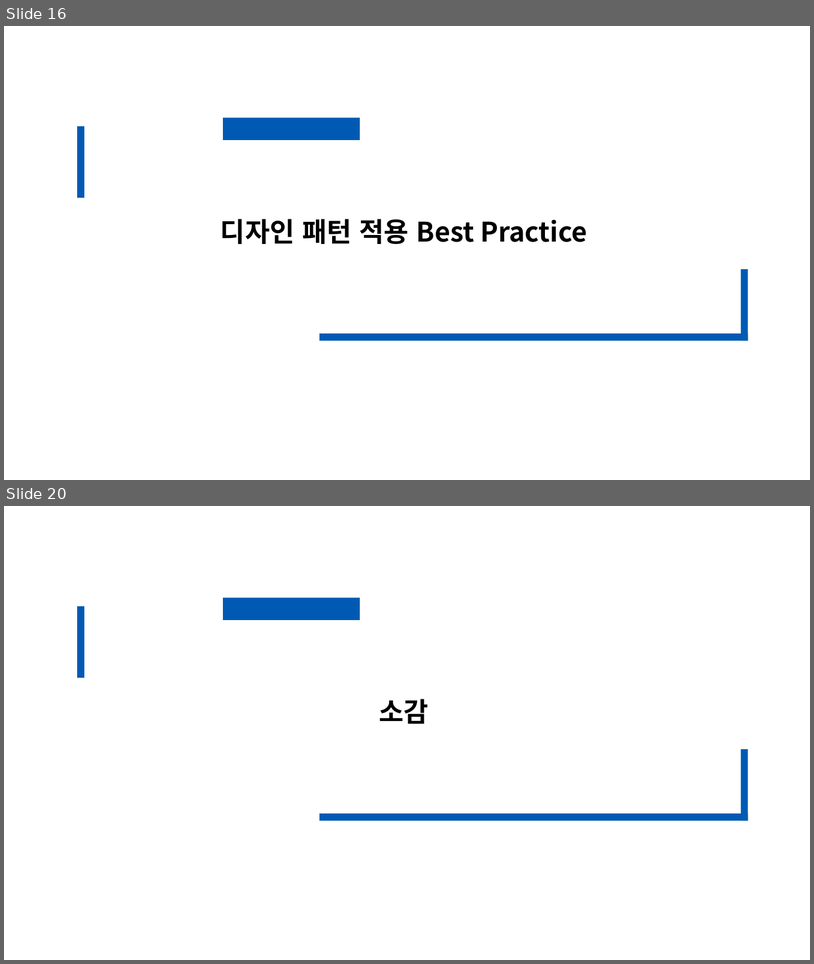
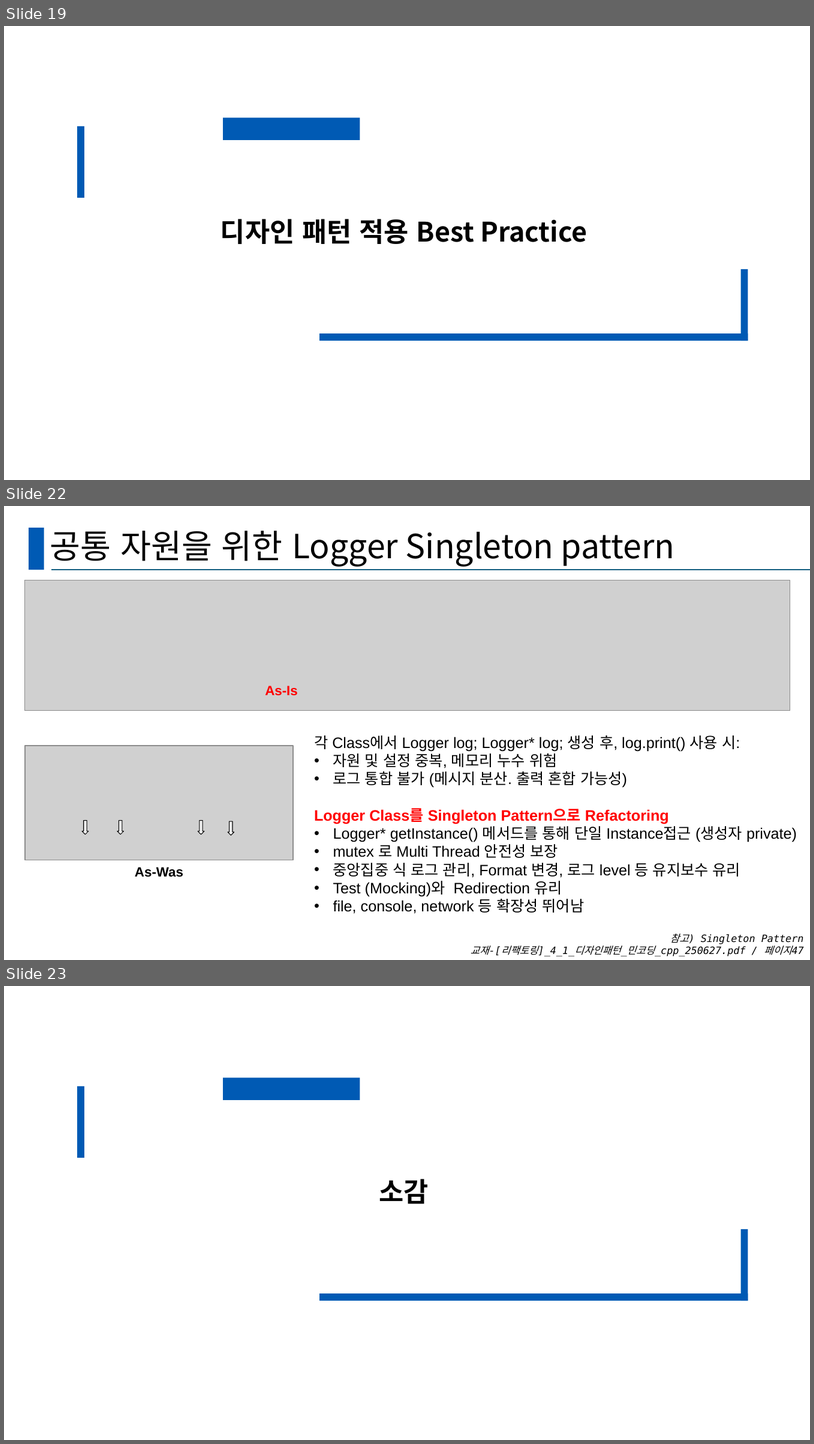
Before and after one commit to ehju/SSD_Project_BOYSCOUT, a slide deck: BOYSCOUT_PT.pptx. Shown one above the other, each under a label of ours: slides 16 and 20 before the commit, slides 19, 22 and 23 after it; the slides between them are not shown. The pictures are 814x964 and 814x1444 pixels, drawn with LibreOffice and Linux fonts; fonts in the diff are those of the drawing; grey boxes stand for pictures. Boxes give left, top, right and bottom in pixels: in the first picture for what was removed or moved away, otherwise in the second. Text is boxed around its words. In the diff, an @@ line names an element or a change of style, - is before the commit and + after.

```diff
--- a/BOYSCOUT_PT.pptx
+++ b/BOYSCOUT_PT.pptx
@@ slide 22 added at (4, 506, 810, 960), background #FFFFFF @@
@@ rectangle added at (29, 528, 44, 570), fill #005AB4 @@
@@ title added at (50, 531, 675, 567), 39.6 pt, text #000000 @@
+공통 자원을 위한 Logger Singleton pattern
@@ line added from (52, 570) to (810, 570), #156082 1.5 pt @@
@@ picture added at (25, 580, 791, 711) @@
@@ text added at (265, 685, 298, 696), 16 pt, text #FF0000, bold @@
+As-Is
@@ text added at (314, 735, 797, 913), 18 pt, text #000000 @@
+각 Class에서 Logger log; Logger* log; 생성 후, log.print() 사용 시:
+                • 자원 및 설정 중복, 메모리 누수 위험
+          • 로그 통합 불가 (메시지 분산. 출력 혼합 가능성)
+Logger Class를 Singleton Pattern으로 Refactoring
+• Logger* getInstance() 메서드를 통해 단일 Instance접근 (생성자 private)
+• mutex 로 Multi Thread 안전성 보장
+• 중앙집중 식 로그 관리, Format 변경, 로그 level 등 유지보수 유리
+• Test (Mocking)와 Redirection 유리
+• file, console, network 등 확장성 뛰어남
@@ group added at (25, 745, 293, 860): 4 down arrows, 1 picture @@
@@ text added at (135, 867, 183, 877), 16 pt, text #000000, bold @@
+As-Was
@@ text added at (471, 933, 804, 956), 12 pt, text #000000, italic @@
+참고) Singleton Pattern
+교재-[리팩토링]_4_1_디자인패턴_민코딩_cpp_250627.pdf / 페이지47
@@ what was slide 16 is now slide 19 @@
@@ what was slide 20 is now slide 23 @@
```
Also in this commit, not shown: 10 slides changed, 10 other slides added, 8 slides removed.
